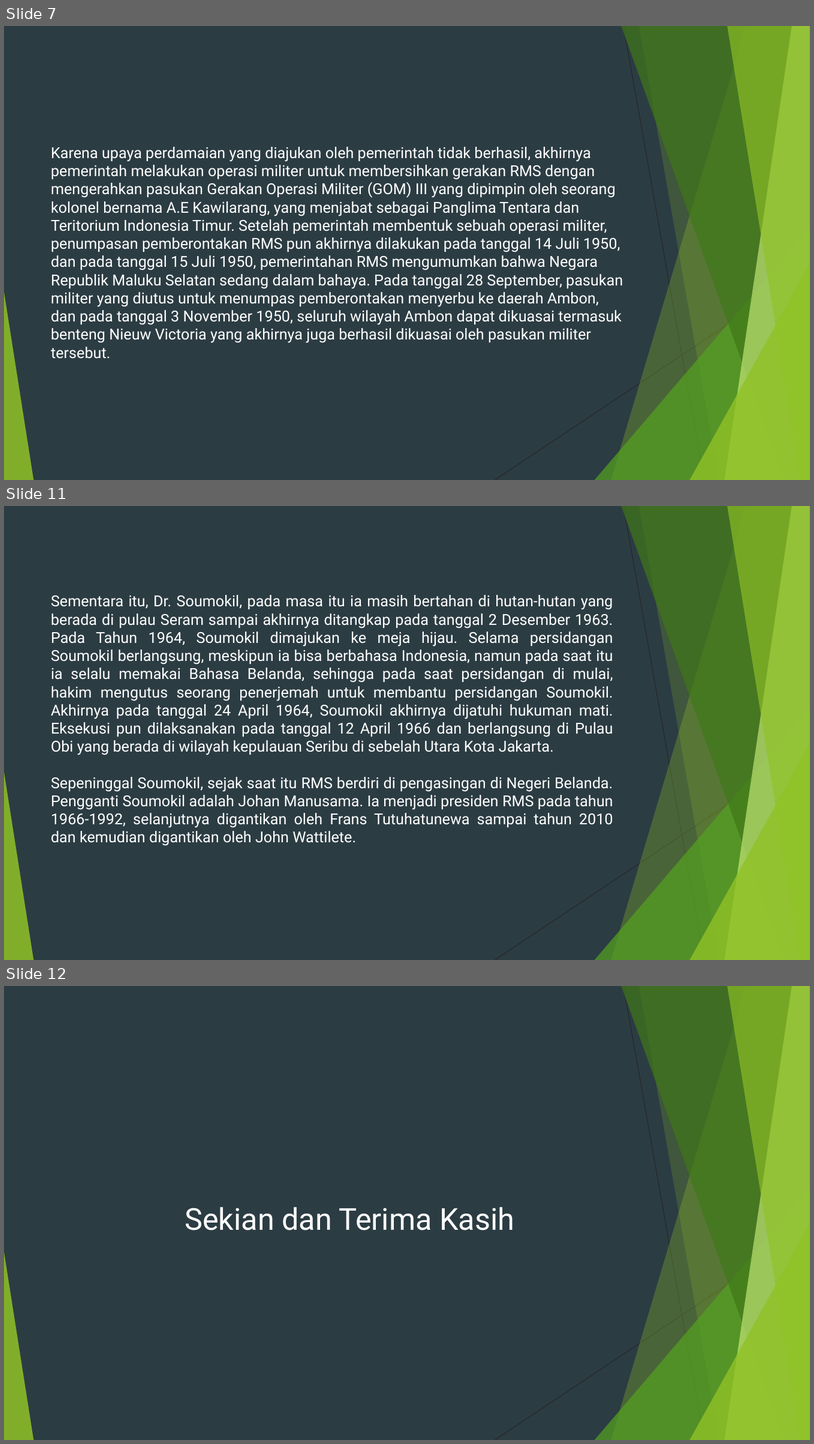
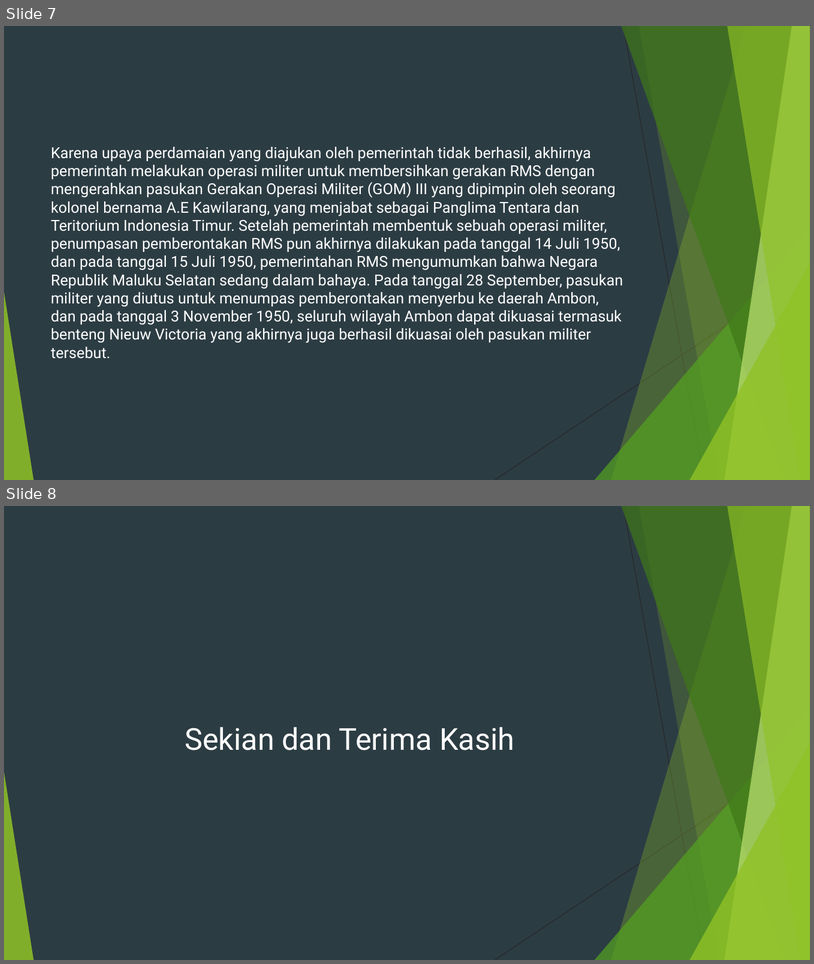
Before and after one commit to Rendyindo/blog, a slide deck: files/rms.pptx. Shown one above the other, each under a label of ours: slides 7, 11 and 12 before the commit, slides 7 and 8 after it; the slides between them are not shown. The pictures are 814x1444 and 814x964 pixels, drawn with LibreOffice and Linux fonts; fonts in the diff are those of the drawing. Boxes give left, top, right and bottom in pixels: in the first picture for what was removed or moved away, otherwise in the second. Text is boxed around its words. In the diff, an @@ line names an element or a change of style, - is before the commit and + after.

Commit message:
mo

```diff
--- a/files/rms.pptx
+++ b/files/rms.pptx
@@ slide 11 removed at [4, 506, 810, 960], background #2C3C43; not listed: 10 template elements that a slide beside it also shows @@
@@ text removed at [51, 595, 614, 846] @@
-Sementara itu, Dr. Soumokil, pada masa itu ia masih bertahan di hutan-hutan yang berada di pulau Seram sampai akhirnya ditangkap pada tanggal 2 Desember 1963. Pada Tahun 1964, Soumokil dimajukan ke meja hijau. Selama persidangan Soumokil berlangsung, meskipun ia bisa berbahasa Indonesia, namun pada saat itu ia selalu memakai Bahasa Belanda, sehingga pada saat persidangan di mulai, hakim mengutus seorang penerjemah untuk membantu persidangan Soumokil. Akhirnya pada tanggal 24 April 1964, Soumokil akhirnya dijatuhi hukuman mati. Eksekusi pun dilaksanakan pada tanggal 12 April 1966 dan berlangsung di Pulau Obi yang berada di wilayah kepulauan Seribu di sebelah Utara Kota Jakarta.
-Sepeninggal Soumokil, sejak saat itu RMS berdiri di pengasingan di Negeri Belanda. Pengganti Soumokil adalah Johan Manusama. Ia menjadi presiden RMS pada tahun 1966-1992, selanjutnya digantikan oleh Frans Tutuhatunewa sampai tahun 2010 dan kemudian digantikan oleh John Wattilete.
@@ what was slide 12 is now slide 8 @@
```
Also in this commit, not shown: 3 other slides removed.
